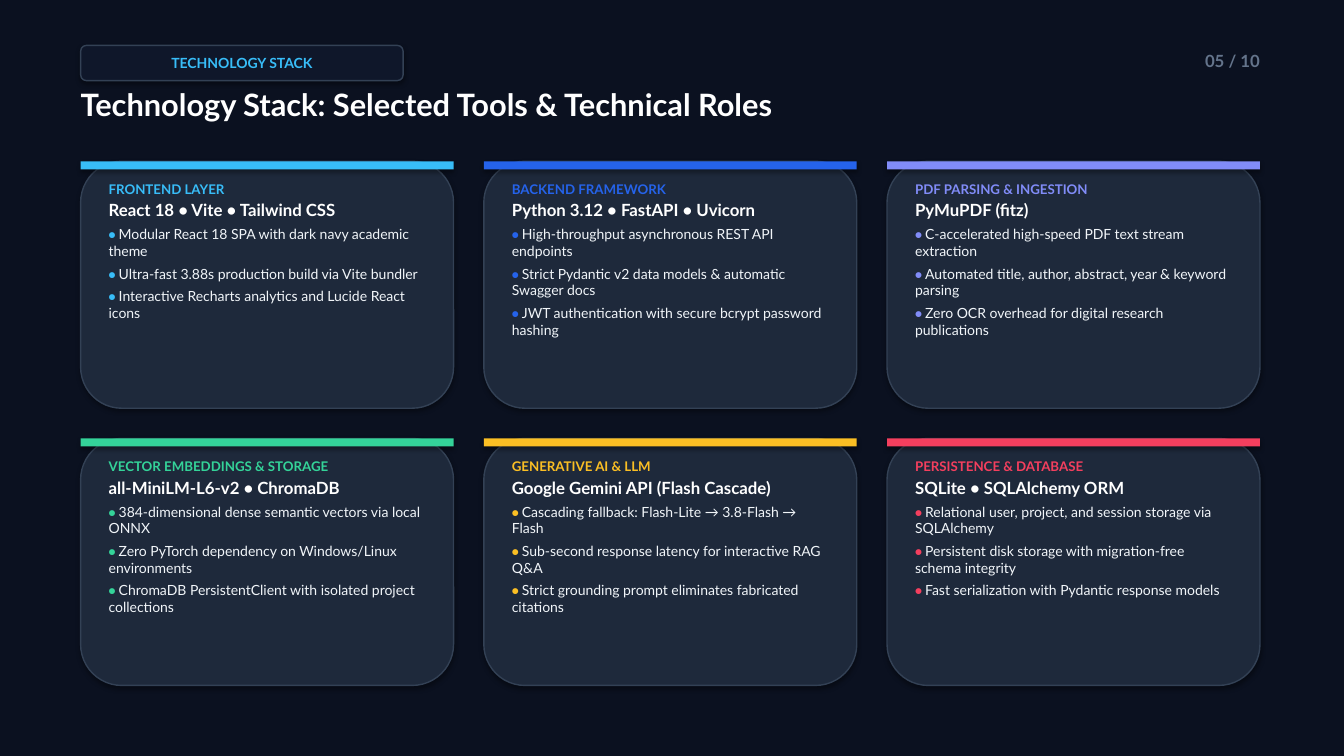
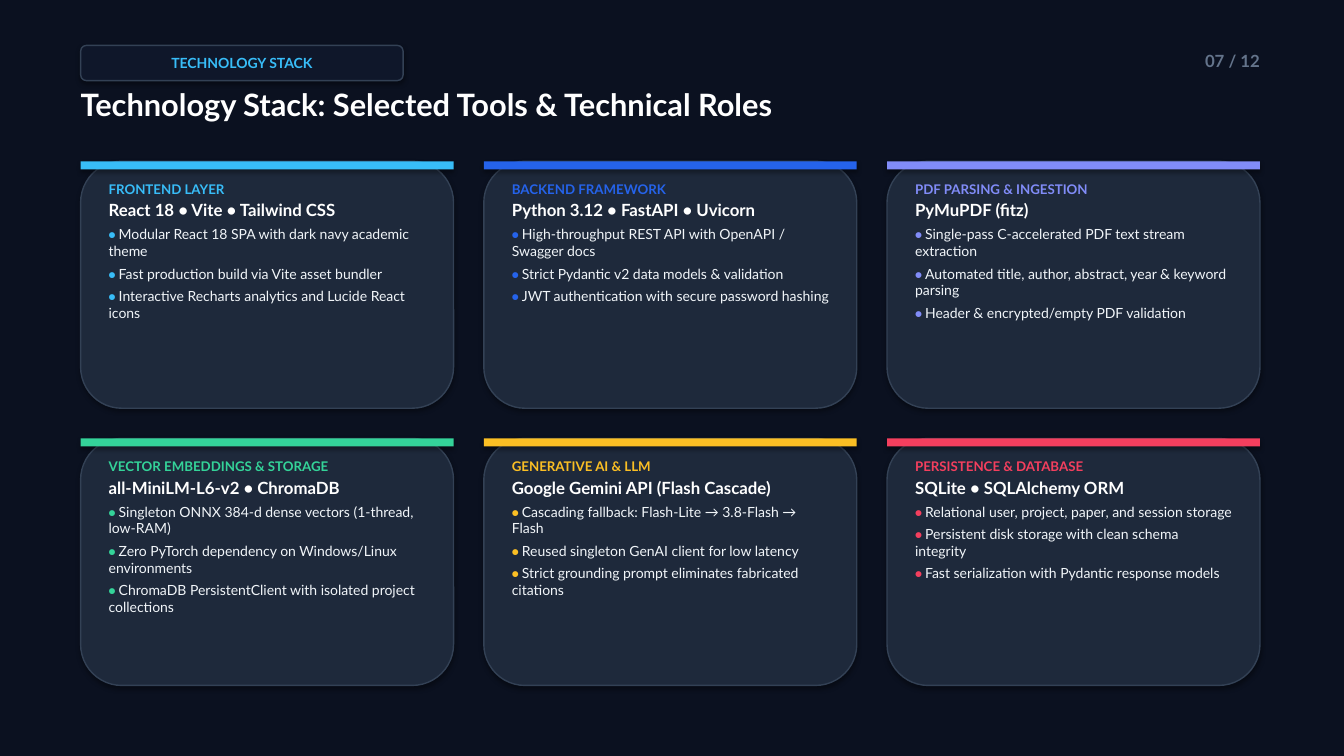
Before and after one commit to adithhn12/ResearchMate-AI, a slide deck: slide 7 of ResearchMate_AI_Presentation.pptx (slide 5 before the commit). Drawn at 1344x756 pixels with LibreOffice and Linux fonts; fonts in the diff are those of the drawing. Boxes give left, top, right and bottom in pixels: in the first picture for what was removed or moved away, otherwise in the second. Text is boxed around its words. In the diff, an @@ line names an element or a change of style, - is before the commit and + after.

Commit message:
Update presentation with actual problem statements, project scope, and workflow slides

```diff
--- a/ResearchMate_AI_Presentation.pptx
+++ b/ResearchMate_AI_Presentation.pptx
@@ text at <box>1205,55,1259,67</box>: text changed @@
-05 / 10
+07 / 12
@@ text at <box>512,228,829,304</box>: text changed @@
-• High-throughput asynchronous REST API endpoints
-• Strict Pydantic v2 data models & automatic Swagger docs
-• JWT authentication with secure bcrypt password hashing
+• High-throughput REST API with OpenAPI / Swagger docs
+• Strict Pydantic v2 data models & validation
+• JWT authentication with secure password hashing
@@ text at <box>915,228,1185,256</box>: text changed @@
-• C-accelerated high-speed PDF text stream extraction
+• Single-pass C-accelerated PDF text stream extraction
@@ text at <box>119,268,382,282</box>: text changed @@
-• Ultra-fast 3.88s production build via Vite bundler
+• Fast production build via Vite asset bundler
@@ text at <box>925,307,1186,321</box>: text changed @@
-• Zero OCR overhead for digital research publications
+• Header & encrypted/empty PDF validation
@@ text at <box>109,506,414,535</box>: text changed @@
-• 384-dimensional dense semantic vectors via local ONNX
+• Singleton ONNX 384-d dense vectors (1-thread, low-RAM)
@@ text at <box>915,506,1231,559</box>: text changed @@
-• Relational user, project, and session storage via SQLAlchemy
-• Persistent disk storage with migration-free schema integrity
+• Relational user, project, paper, and session storage
+• Persistent disk storage with clean schema integrity
@@ text at <box>522,545,799,559</box>: text changed @@
-• Sub-second response latency for interactive RAG Q&A
+• Reused singleton GenAI client for low latency
```
Also in this commit, not shown: 8 other slides changed, 2 slides added, 1 other file.
